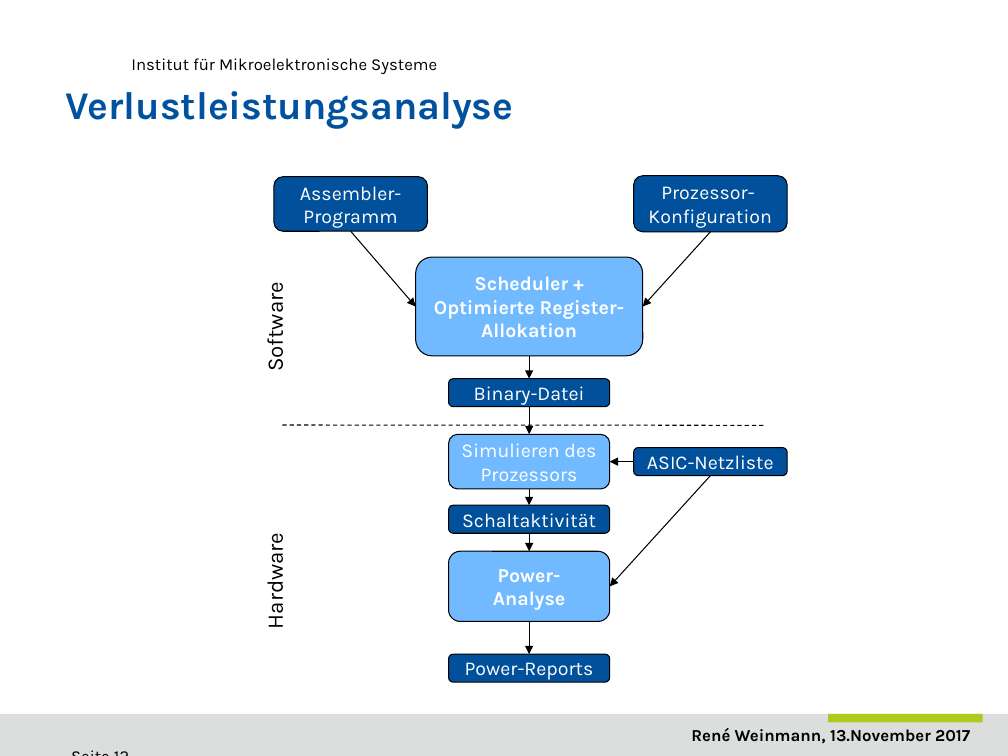
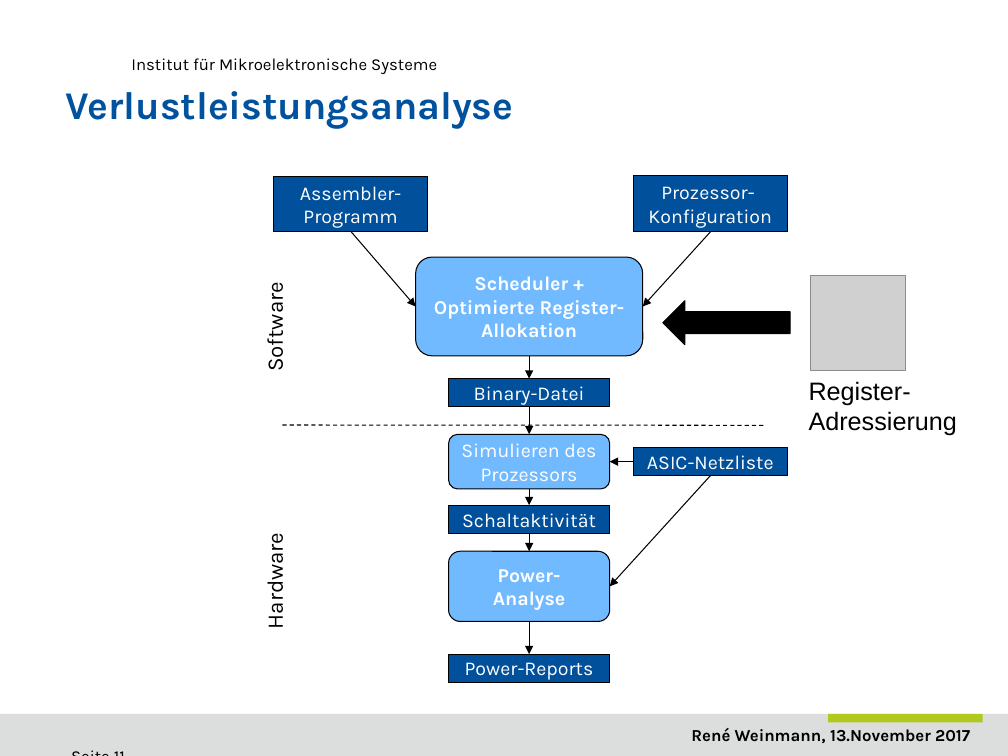
Before and after one commit to ReneWeinmann/Masterarbeit, a slide deck: slide 11 of Presentation_Rene_Weinmann.pptx (slide 12 before the commit). Drawn at 1008x756 pixels with LibreOffice and Linux fonts; fonts in the diff are those of the drawing; grey boxes stand for pictures; background and template pictures are left out. Boxes give left, top, right and bottom in pixels: in the first picture for what was removed or moved away, otherwise in the second. Text is boxed around its words. In the diff, an @@ line names an element or a change of style, - is before the commit and + after.

```diff
--- a/Presentation_Rene_Weinmann.pptx
+++ b/Presentation_Rene_Weinmann.pptx
@@ picture added at [810, 275, 906, 370] @@
@@ right arrow added at [663, 300, 790, 345], fill #000000, outline #000000 0.75 pt @@
@@ text added at [809, 381, 957, 436], 18 pt, text #000000 @@
+Register-Adressierung
@@ proportions changed in 6 elements at [274, 176, 427, 231], [634, 175, 787, 232], [449, 379, 610, 407], [449, 505, 610, 533], [634, 448, 787, 476], [449, 654, 610, 682] @@
```
Also in this commit, not shown: 11 other slides changed, 1 slide added, 1 slide removed.
